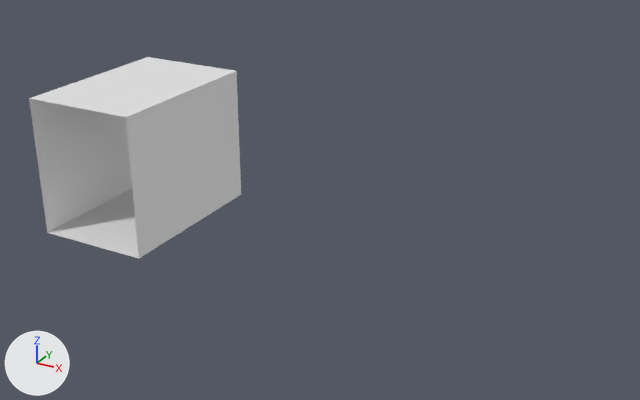
Two versions of the Blender file Procedural Gen/Straight.blend, one commit apart.
Both versions are drawn from a camera (50 mm lens) standing at (9.74, -11.31, 5.45) and looking at (3.01, 0.92, -0.67). The axes (+X, +Y, +Z) are drawn at lower left. The lights are the same throughout.

Names of what the first picture shows: 'Straight'.
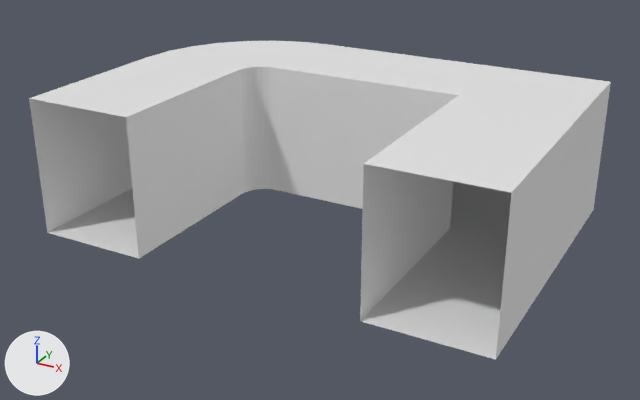
Changed parts and their boxes [x1, y1, x2, y2] in the pictures (640 x 400 px):
```json
{"object": "Straight.003", "change": "added", "after": [360, 103, 574, 360]}
{"object": "Straight.001", "change": "added", "after": [275, 44, 472, 209]}
{"object": "Plane", "change": "added", "after": [429, 63, 611, 265]}
{"object": "Corner_Curve", "change": "added", "after": [149, 41, 328, 194]}
```

Scene script edits in JSON lines:
```json
{"op": "add", "block": "me_plane_003", "code": ["me_plane_003 = bpy.data.meshes.new('Plane.003')", "me_plane_003.from_pydata(...)  # 64 vertices, 56 faces; spans x -1.0..1.5, y -1.5..1.0, z -1.2..1.2"]}
{"op": "add", "block": "me_plane_005", "code": ["me_plane_005 = bpy.data.meshes.new('Plane.005')", "me_plane_005.from_pydata(...)  # 16 vertices, 12 faces; spans x -1.5..1.0, y -1.5..1.0, z -1.2..1.2"]}
{"op": "add", "block": "me_plane_004", "code": ["me_plane_004 = bpy.data.meshes.new('Plane.004')", "me_plane_004.from_pydata([(1.0, 1.5, 1.2), (0.0, 1.5, 1.2), (1.0, 0.0, 1.2), (0.0, 0.0, 1.2), (1.0, 1.5, 0.0), (1.0, 0.0, 0.0), (1.0, 1.5, 1.2), (0.0, 1.5, 1.2), (1.0, 1.5, 0.0), (1.0, 1.5, 1.2), (0.0, 1.5, 1.2), (1.0, 1.5, 0.0)], [(6, 7), (8, 6), (9, 10), (11, 9)], [(0, 2, 3, 1), (4, 5, 2, 0)])"]}
{"op": "add", "block": "ob_corner_curve", "code": ["ob_corner_curve = bpy.data.objects.new('Corner_Curve', me_plane_003)", "ob_corner_curve.location = (0.0, 3.0, 0.0)"]}
{"op": "add", "block": "ob_plane", "code": ["ob_plane = bpy.data.objects.new('Plane', me_plane_005)", "ob_plane.location = (6.0, 3.0, 0.0)"]}
{"op": "add", "block": "ob_straight_003", "code": ["ob_straight_003 = bpy.data.objects.new('Straight.003', me_plane_004)", "ob_straight_003.location = (6.0, 0.0, 0.0)", "_m = ob_straight_003.modifiers.new('Mirror', 'MIRROR')", "_m.use_axis = (True, True, True)", "_m.use_clip = True"]}
{"op": "add", "block": "ob_straight_001", "code": ["ob_straight_001 = bpy.data.objects.new('Straight.001', me_plane.copy())  # the mesh of ob_straight", "ob_straight_001.location = (3.0, 3.0, 0.0)", "ob_straight_001.rotation_euler = (0.0, 0.0, -1.571)  # degrees (0, 0, -90)", "_m = ob_straight_001.modifiers.new('Mirror', 'MIRROR')", "_m.use_axis = (True, True, True)", "_m.use_clip = True"]}
```
